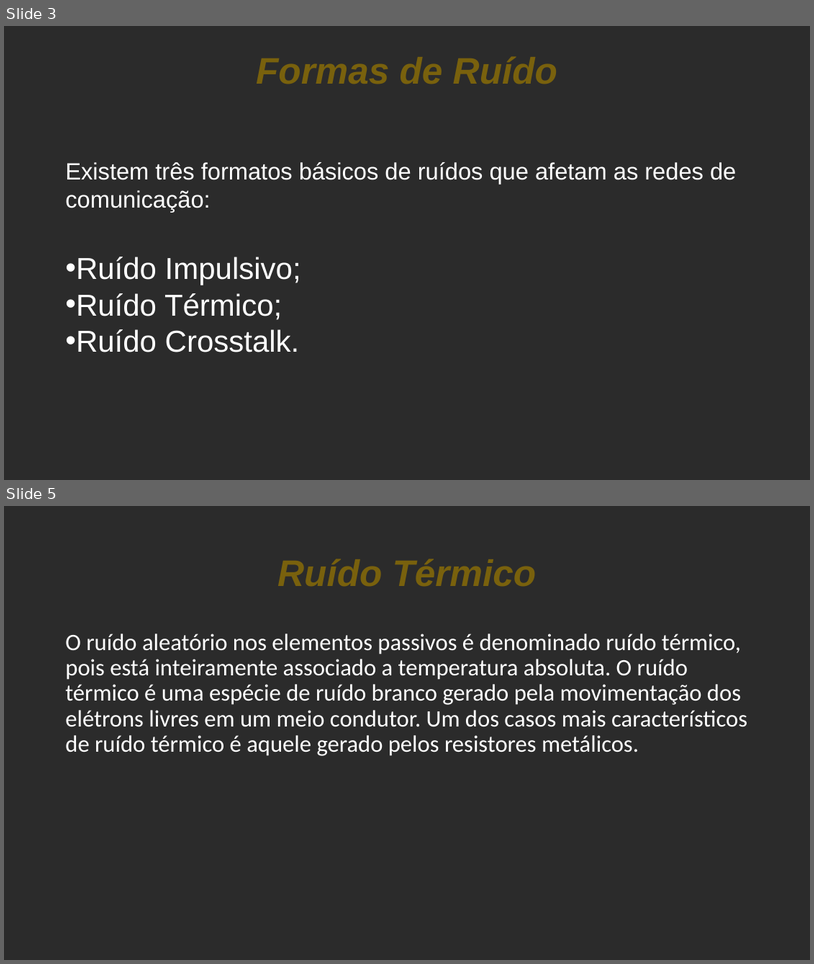
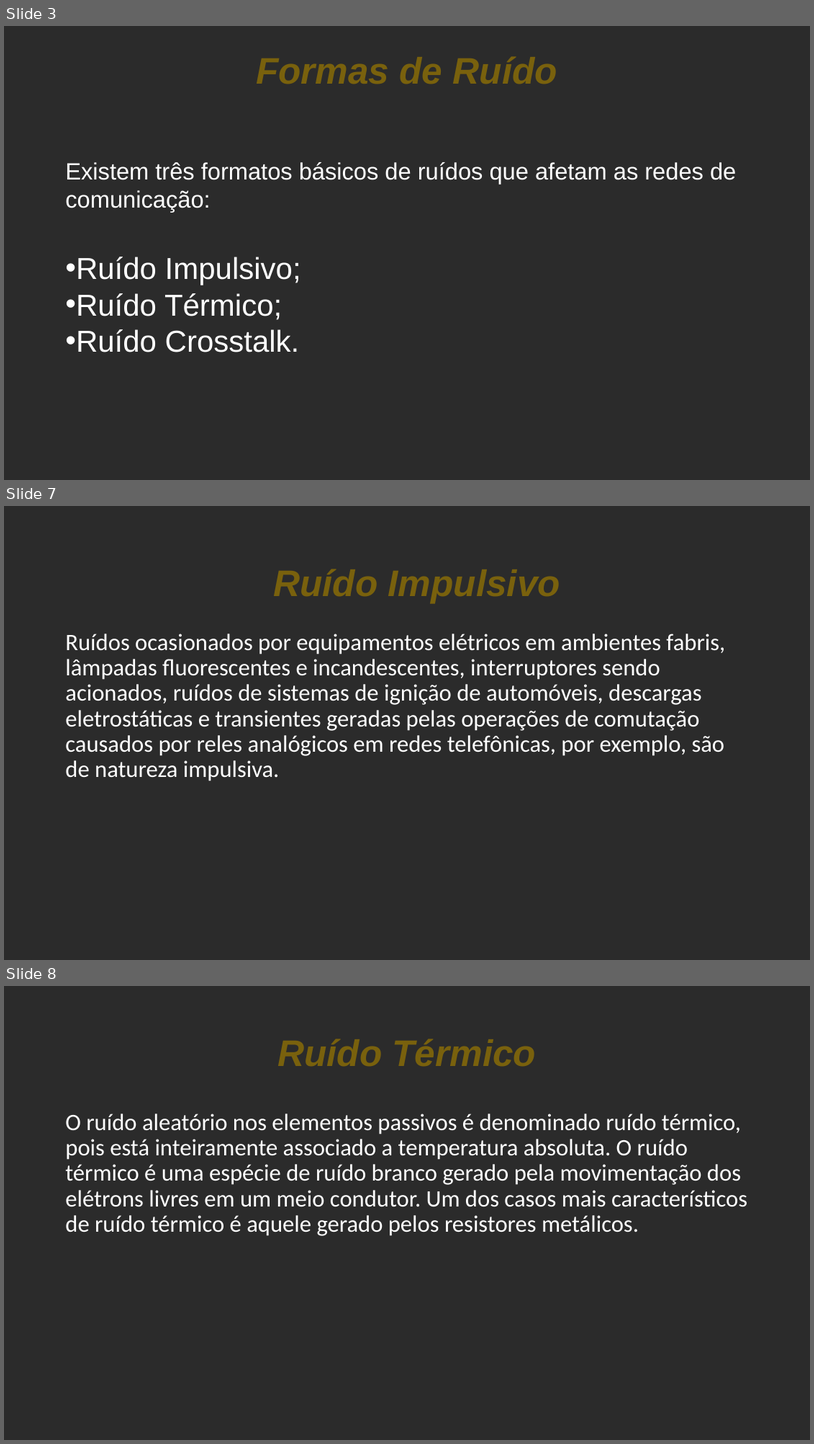
Before and after one commit to diegortx/redes1, a slide deck: Tipos de Ruídos.pptx. Shown one above the other, each under a label of ours: slides 3 and 5 before the commit, slides 3, 7 and 8 after it; the slides between them are not shown. The pictures are 814x964 and 814x1444 pixels, drawn with LibreOffice and Linux fonts; fonts in the diff are those of the drawing; background and template pictures are left out; a plain dark background stands for a picture behind light text. Boxes give left, top, right and bottom in pixels: in the first picture for what was removed or moved away, otherwise in the second. Text is boxed around its words. In the diff, an @@ line names an element or a change of style, - is before the commit and + after.

```diff
--- a/Tipos de Ruídos.pptx
+++ b/Tipos de Ruídos.pptx
@@ slide 7 added at bbox=[4, 506, 810, 960], background picture (left out) @@
@@ text added at bbox=[273, 569, 561, 603], 44 pt, text #79610D, bold, italic @@
+Ruído Impulsivo
@@ text added at bbox=[65, 633, 725, 781], 28 pt, text #FFFFFF @@
+Ruídos ocasionados por equipamentos elétricos em ambientes fabris, lâmpadas fluorescentes e incandescentes, interruptores sendo acionados, ruídos de sistemas de ignição de automóveis, descargas eletrostáticas e transientes geradas pelas operações de comutação causados por reles analógicos em redes telefônicas, por exemplo, são de natureza impulsiva.
@@ what was slide 5 is now slide 8 @@
```
Also in this commit, not shown: 2 slides changed, 2 other slides added.
